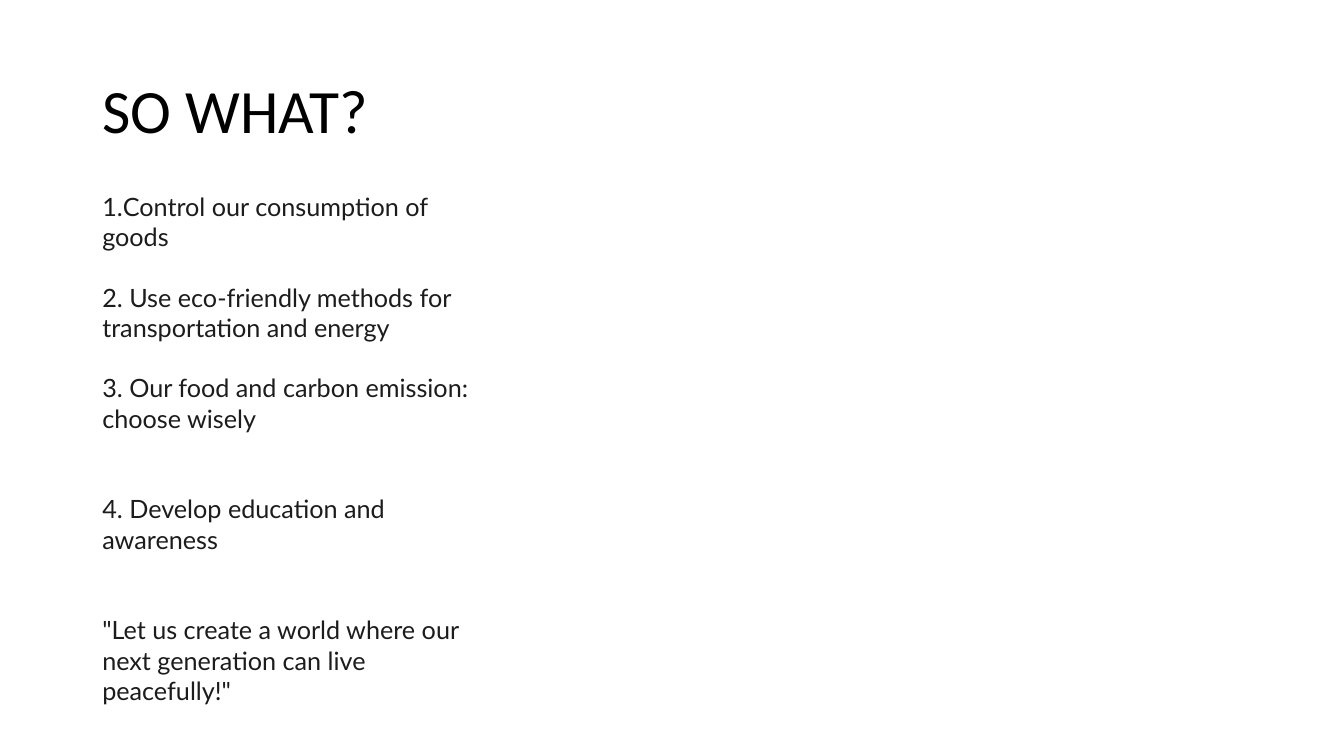
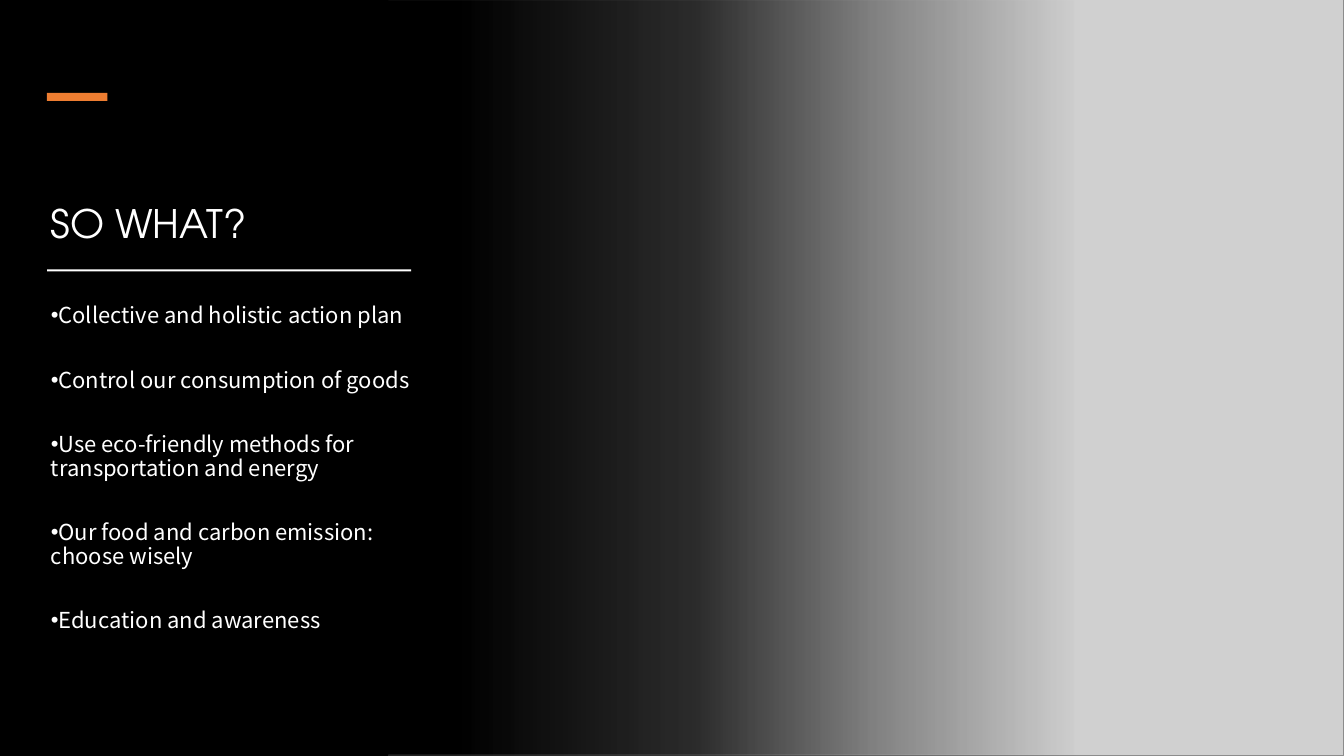
Before and after one commit to danilogiarlini/Global-CO2-Emission-Forecasting, a slide deck: slide 14 of Visualization/GlobalCO2Emission.pptx. Drawn at 1344x756 pixels with LibreOffice and Linux fonts; fonts in the diff are those of the drawing; grey boxes stand for pictures. Boxes give left, top, right and bottom in pixels: in the first picture for what was removed or moved away, otherwise in the second. Text is boxed around its words. In the diff, an @@ line names an element or a change of style, - is before the commit and + after.

```diff
--- a/Visualization/GlobalCO2Emission.pptx
+++ b/Visualization/GlobalCO2Emission.pptx
@@ background #FFFFFF to #000000 @@
@@ rectangle added at <box>0,0,1076,756</box>, fill gradient #000000 @@
@@ picture added at <box>388,0,1344,756</box> @@
@@ rectangle added at <box>46,93,107,101</box>, fill #ED7D31 @@
@@ title "SO WHAT?": place and size @@
-title "SO WHAT?" at <box>102,91,367,134</box>
+title "SO WHAT?" at <box>51,208,246,239</box>
@@ title "SO WHAT?" at <box>51,208,246,239</box>: size 44 to 28 pt, font Calibri to TeX Gyre Adventor, text colour #000000 to #FFFFFF; vertical alignment middle to bottom @@
@@ rectangle added at <box>47,269,411,271</box>, fill #FFFFFF @@
@@ text "Collective and holistic action plan": place and size @@
-text "Collective and holistic action plan" at <box>102,197,469,704</box>
+text "Collective and holistic action plan" at <box>51,305,410,629</box>
@@ text at <box>59,305,403,328</box>: paragraph added @@
+• Collective and holistic action plan
@@ text at <box>59,370,410,393</box>: size 18 to 15.7 pt, font Lato to Noto Sans CJK SC, text colour #1D1C1D to #FFFFFF in "Control our consumption of goods"; bullet 1. to •; line spacing 1 to 0.9; more space between paragraphs @@
@@ text at <box>51,434,373,629</box>: text changed; size 18 to 15.7 pt; font Lato to Noto Sans CJK SC; text colour #1D1C1D to #FFFFFF @@
-2. Use eco-friendly methods for transportation and energy
-3. Our food and carbon emission: choose wisely
-4. Develop education and awareness
-"Let us create a world where our next generation can live peacefully!"
+• Use eco-friendly methods for transportation and energy
+• Our food and carbon emission: choose wisely
+• Education and awareness
```
Also in this commit, not shown: 13 other slides changed.
